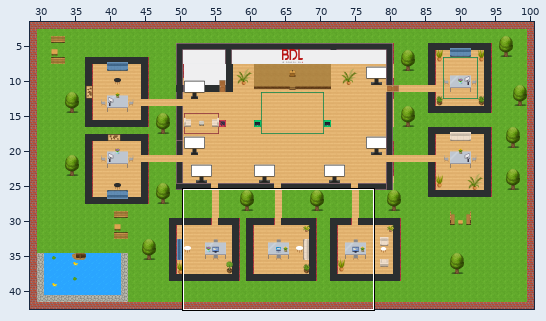
An edit to a level. Tiled map (JSON), map.tmj. The first picture is a wide view before the edit; the outline marks the close-up.
Close-up. Before the edit:
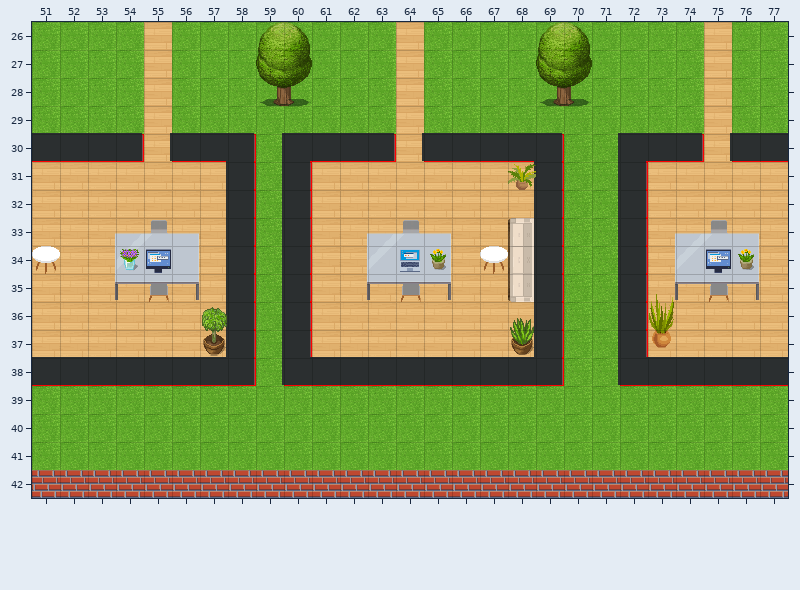
Cells are 32x32 px. Shown: x 51..77, y 26..42. The commit also changed other parts of the map, which this record leaves out.
The result:
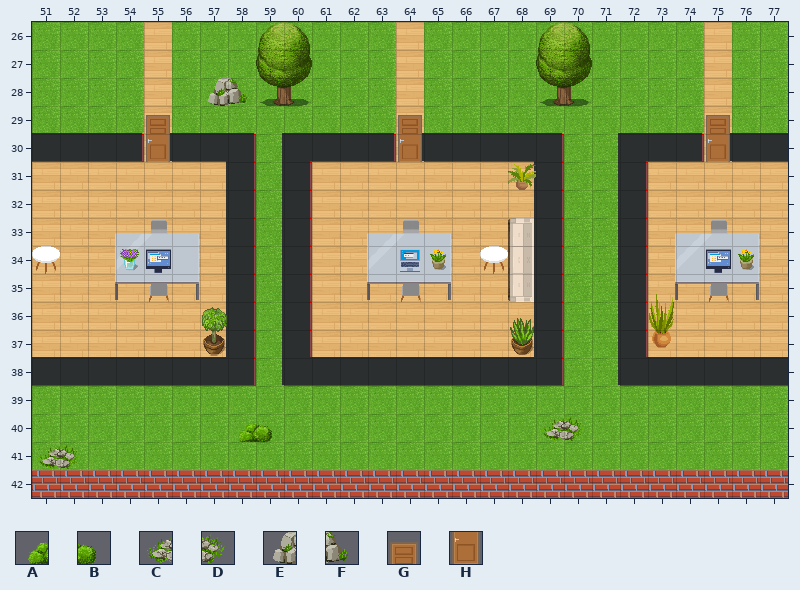
Key: from "WA_Exterior": A 454, B 455, C 475, D 476, E 477, F 478; from "WA_Room_Builder": G 860, H 885.
_ is an empty cell, . an unchanged one.
Changes in this commit:
--- layer "floor/floor1.2"
@@ x 57..58 @@
-28 __
+28 EF
@@ x 51..70 @@
-40 .......__.........__
-41 __..................
+40 .......AB.........CD
+41 CD..................
--- layer "floor/Logo"
@@ x 55..75 @@
-29 _........_.........._
-30 _........_.........._
+29 G........G..........G
+30 H........H..........H
Where, in picture pixels (left, top, right, bottom), the same in both close-ups:
added: (208, 78, 247, 106)
added: (146, 115, 170, 162)
added: (398, 115, 422, 162)
added: (706, 115, 730, 162)
added: (238, 423, 272, 442)
added: (542, 417, 584, 442)
added: (38, 445, 80, 470)
